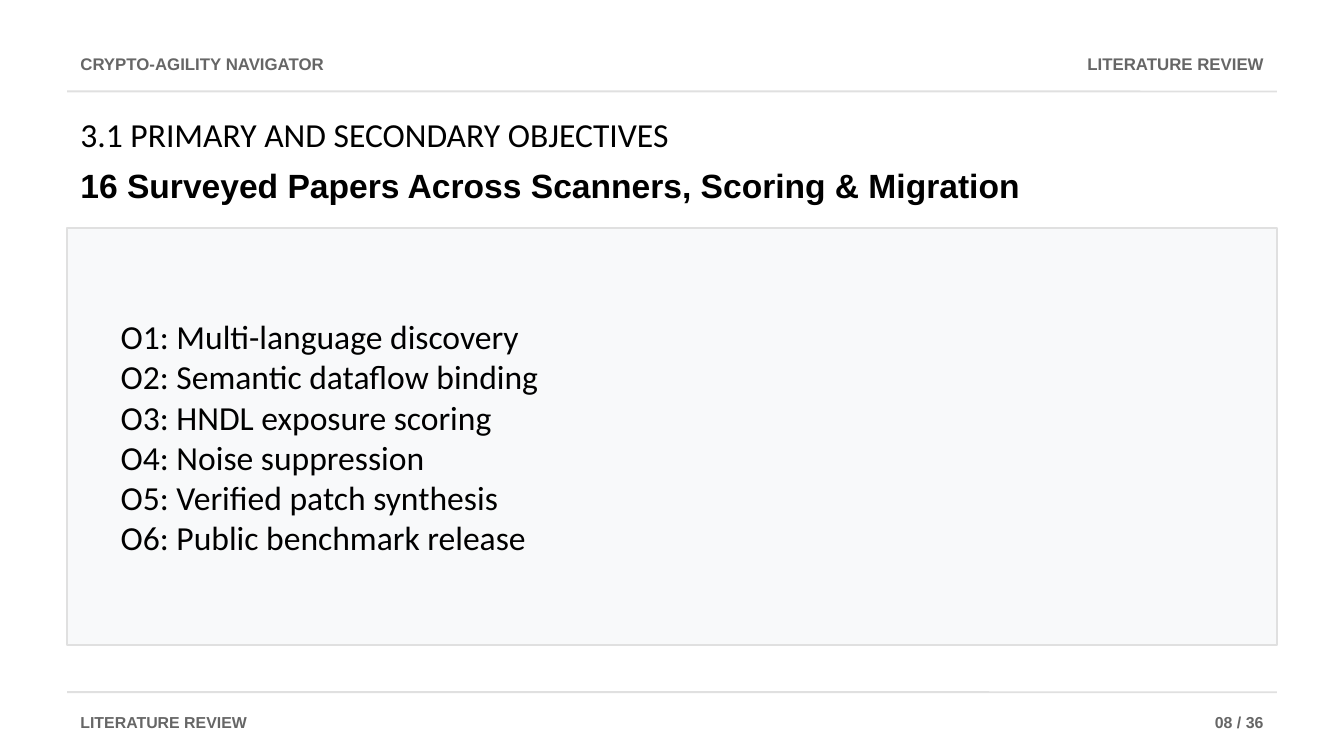
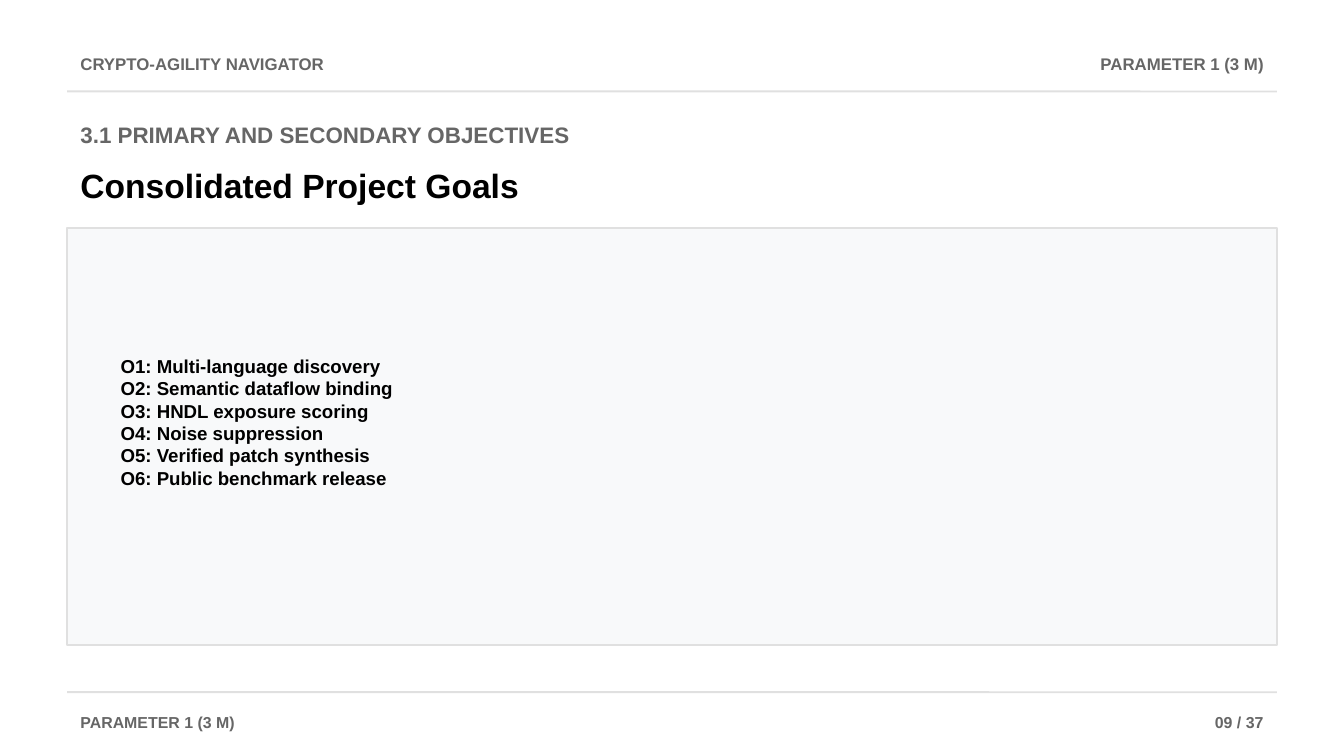
Before and after one commit to AviDhandhania/IDP-Project, a slide deck: slide 9 of docs/presentations/Crypto-Agility_Navigator_Review2.pptx. Drawn at 1344x756 pixels with LibreOffice and Linux fonts; fonts in the diff are those of the drawing. Boxes give left, top, right and bottom in pixels: in the first picture for what was removed or moved away, otherwise in the second. Text is boxed around its words. In the diff, an @@ line names an element or a change of style, - is before the commit and + after.

```diff
--- a/docs/presentations/Crypto-Agility_Navigator_Review2.pptx
+++ b/docs/presentations/Crypto-Agility_Navigator_Review2.pptx
@@ text at box(1100, 58, 1264, 74): text changed @@
-LITERATURE REVIEW
+PARAMETER 1 (3 M)
@@ text "3.1 PRIMARY AND SECONDARY OBJECTIVES" at box(80, 127, 569, 143): size 18 to 12 pt, font Calibri to Arial, text colour #000000 to #666666, bold on @@
@@ text at box(80, 173, 518, 204): text changed @@
-16 Surveyed Papers Across Scanners, Scoring & Migration
+Consolidated Project Goals
@@ text at box(121, 359, 392, 486): text changed; size 18 to 10 pt; font Calibri to Arial; bold on @@
-O1: Multi-language discovery
-O2: Semantic dataflow binding
-O3: HNDL exposure scoring
-O4: Noise suppression
-O5: Verified patch synthesis
-O6: Public benchmark release
+O1: Multi-language discovery
+O2: Semantic dataflow binding
+O3: HNDL exposure scoring
+O4: Noise suppression
+O5: Verified patch synthesis
+O6: Public benchmark release
@@ text at box(80, 716, 235, 732): text changed @@
-LITERATURE REVIEW
+PARAMETER 1 (3 M)
@@ text at box(1215, 717, 1264, 728): text changed @@
-08 / 36
+09 / 37
```
Also in this commit, not shown: 37 other slides changed, 1 other file.
